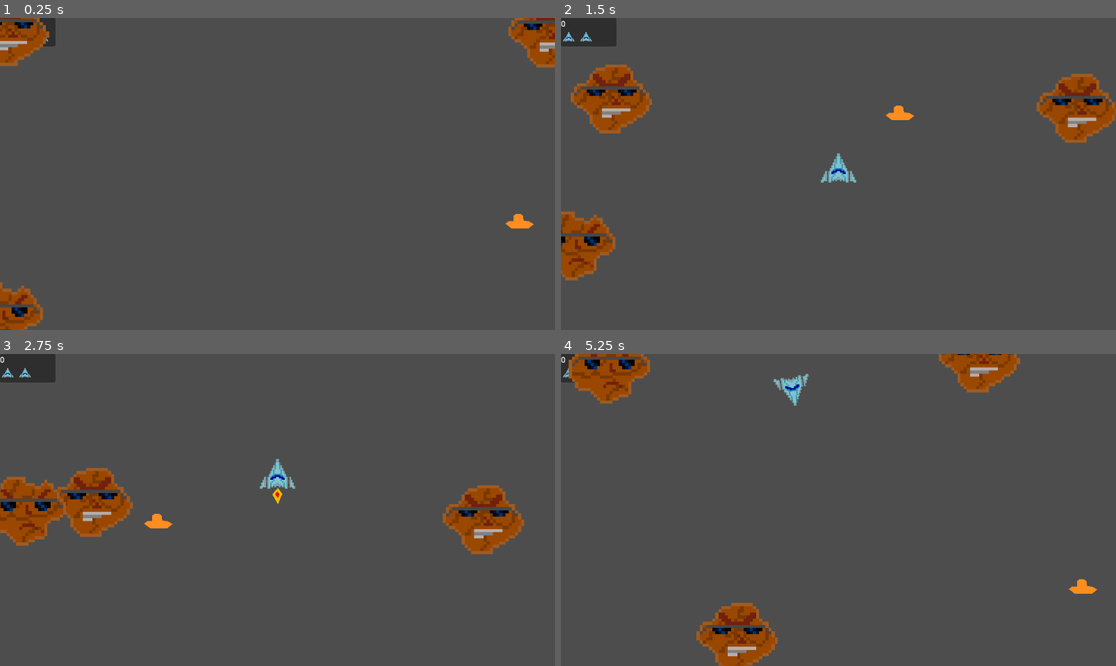
Above: before the commit, frames 1-4 (two rows, left to right).
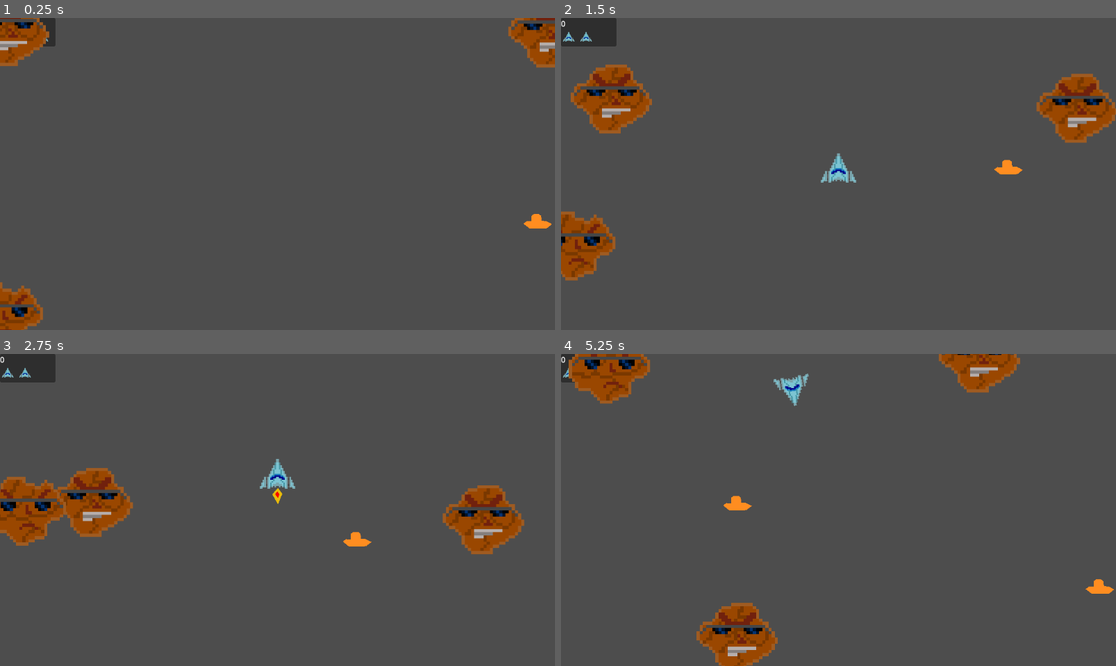
Above: after the commit, the same moments.

Repository: LegoNinja25/space-rock
Game: Godot game, scene res://Main/Main.tscn
Two runs of this game, one before a commit and one after it. Both use one fixed random seed, a clock stepped at 60 frames per second and the inputs below.
Inputs (mouse positions are in pixels of both pictures, inside the frame that each line leads up to):
- Up to frame 1 (0.25 s): no input
- Up to frame 2 (1.5 s): move the mouse to (960, 158) at 0.52 s; hold W (thrust) 0.53-1.28 s; tap Space (fire) at 0.6 s; move the mouse to (727, 189) at 1.27 s; tap S (launch_ship) at 1.35 s
- Up to frame 3 (2.75 s): move the mouse to (333, 441) at 2.02 s; hold W (thrust) from 2.03 s (still down); tap Mouse wheel down (rapidfire) at 2.1 s
- Up to frame 4 (5.25 s): move the mouse to (810, 572) at 2.77 s; tap A (turn_ccw) at 2.85 s; move the mouse to (1005, 556) at 3.52 s; release W (thrust) at 3.53 s; hold D (turn_cw) 3.53-4.28 s; move the mouse to (672, 463) at 4.27 s; tap Space (fire) at 4.35 s; move the mouse to (866, 510) at 5.02 s; tap S (launch_ship) at 5.1 s

The runs differ from the first frame. In frame 1, 0.2% of the frame differs, in the area x 90-100%, y 62-68%; in frame 2, 0.3%; in frame 3, 0.3%; in frame 4, 0.4%, in the area x 29-100%, y 45-77%.

Commit message:
Update UFO.gd

Diff:
--- a/Code/UFO/UFO.gd
+++ b/Code/UFO/UFO.gd
@@ -3,7 +3,7 @@
 
 @onready var up_down_timer: Timer = $UpDownTimer
 
-var speed: float = 300 #pixels per second
+var speed: float = 150 #pixels per second
 var going_right: bool = false
 var velocity: Vector2 = Vector2.ZERO
 
@@ -26,6 +26,13 @@
 	if position.x < 0:
 		destroy()
 
+	if position.y > get_viewport().size.y:
+		position.y = 0
+	elif position.y < 0:
+		position.y = get_viewport().size.y
+
+
+
 func destroy():
 	queue_free()
 
